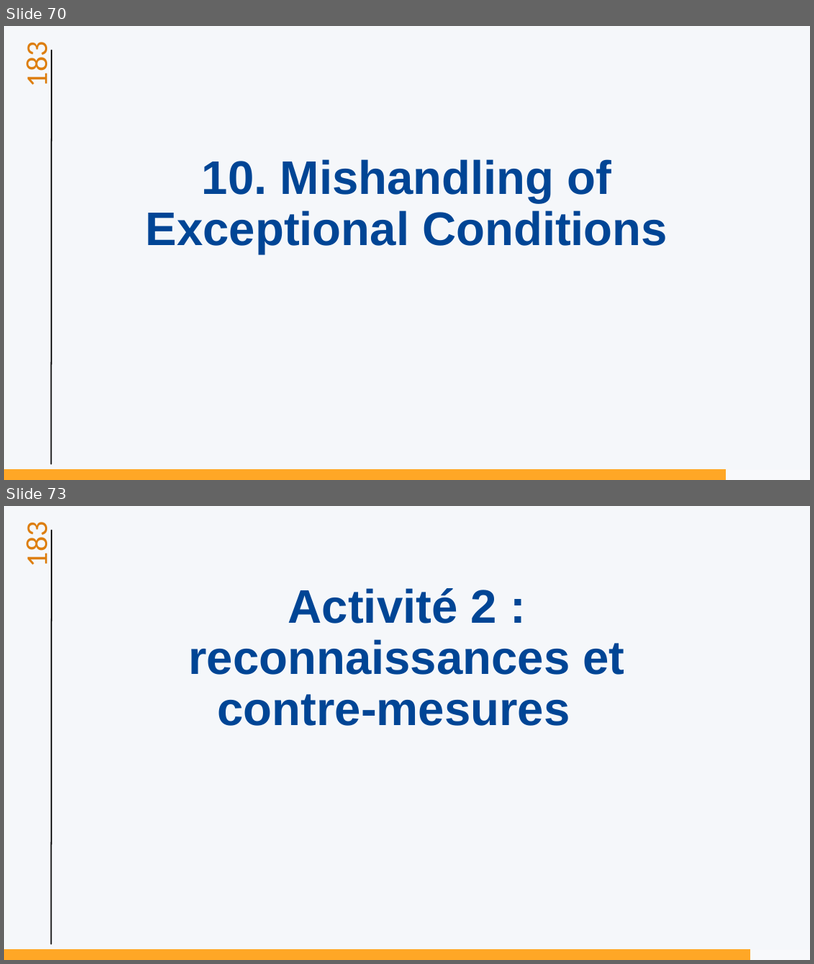
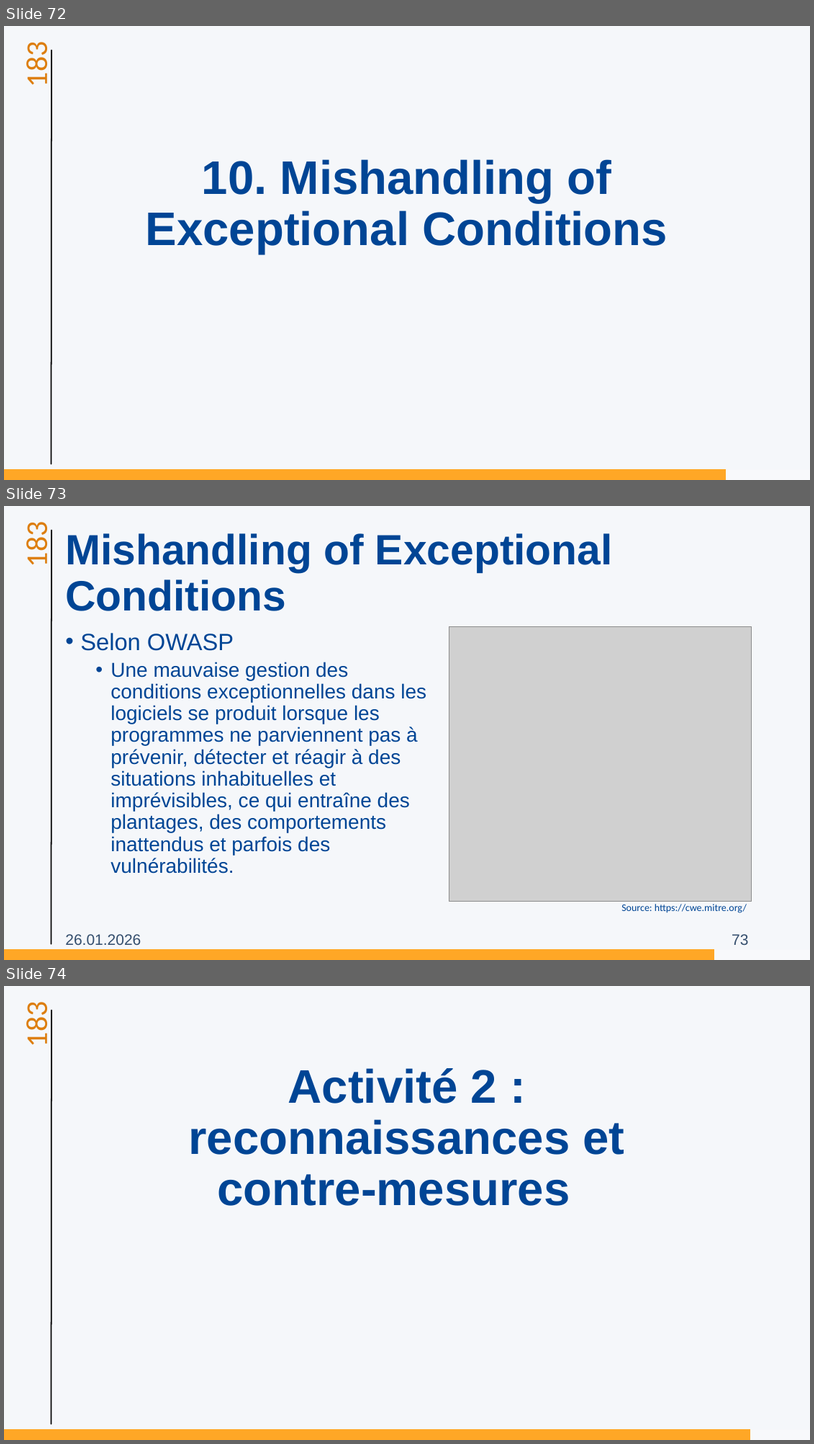
Before and after one commit to ETML-INF/183-SecuriteApplication, a slide deck: supports/01-Owasp.pptx. Shown one above the other, each under a label of ours: slides 70 and 73 before the commit, slides 72, 73 and 74 after it; the slides between them are not shown. The pictures are 814x964 and 814x1444 pixels, drawn with LibreOffice and Linux fonts; fonts in the diff are those of the drawing; grey boxes stand for pictures; background and template pictures are left out. Boxes give left, top, right and bottom in pixels: in the first picture for what was removed or moved away, otherwise in the second. Text is boxed around its words. In the diff, an @@ line names an element or a change of style, - is before the commit and + after.

Commit message:
feat(ex01-owasp+slides): added a slide for the 10th top10 entry + small corrections on the ex01

```diff
--- a/supports/01-Owasp.pptx
+++ b/supports/01-Owasp.pptx
@@ slide 73 added at [4, 506, 810, 960], background gradient #F5F7FA; not listed: 3 template elements that a slide beside it also shows @@
@@ title added at [65, 533, 613, 611], 50.4 pt, text #004595, bold @@
+Mishandling of Exceptional Conditions
@@ text added at [80, 633, 427, 873], 24 pt, text #004595 @@
+• Selon OWASP
+  • Une mauvaise gestion des conditions exceptionnelles dans les logiciels se produit lorsque les programmes ne parviennent pas à prévenir, détecter et réagir à des situations inhabituelles et imprévisibles, ce qui entraîne des plantages, des comportements inattendus et parfois des vulnérabilités.
@@ picture added at [449, 627, 751, 901] @@
@@ text added at [622, 903, 747, 913], 12 pt, text #004595 @@
+Source: https://cwe.mitre.org/
@@ text added at [65, 934, 141, 944], 18 pt, text #344E6D @@
+26.01.2026
@@ page number added at [732, 934, 748, 944], 18 pt, text #344E6D @@
+73
@@ rectangle added at [4, 950, 714, 960], fill #FFA726, outline #FFA726 1 pt @@
@@ what was slide 70 is now slide 72 @@
@@ what was slide 73 is now slide 74 @@
```
Also in this commit, not shown: 59 slides changed, 2 other files.
